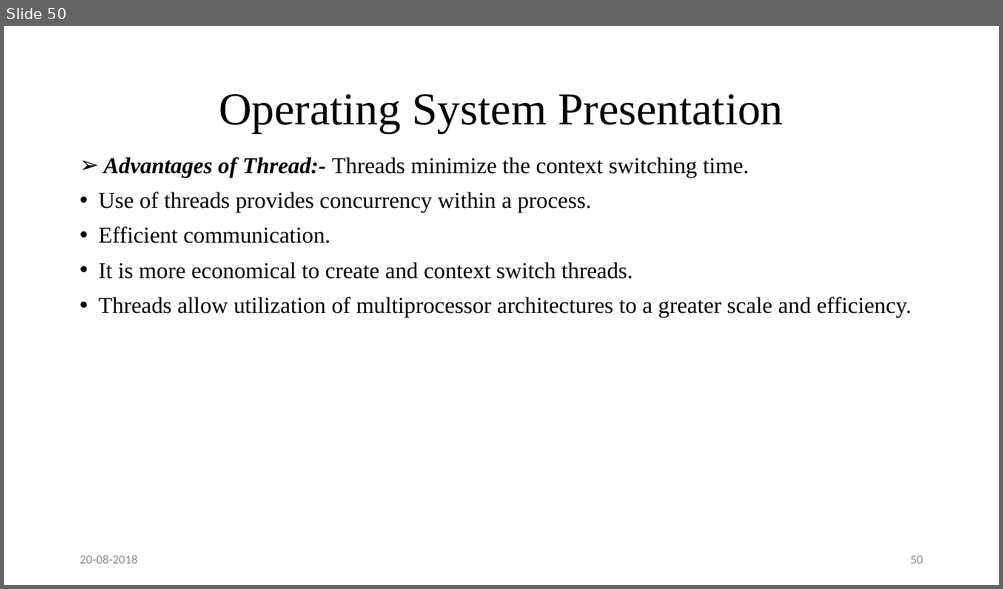
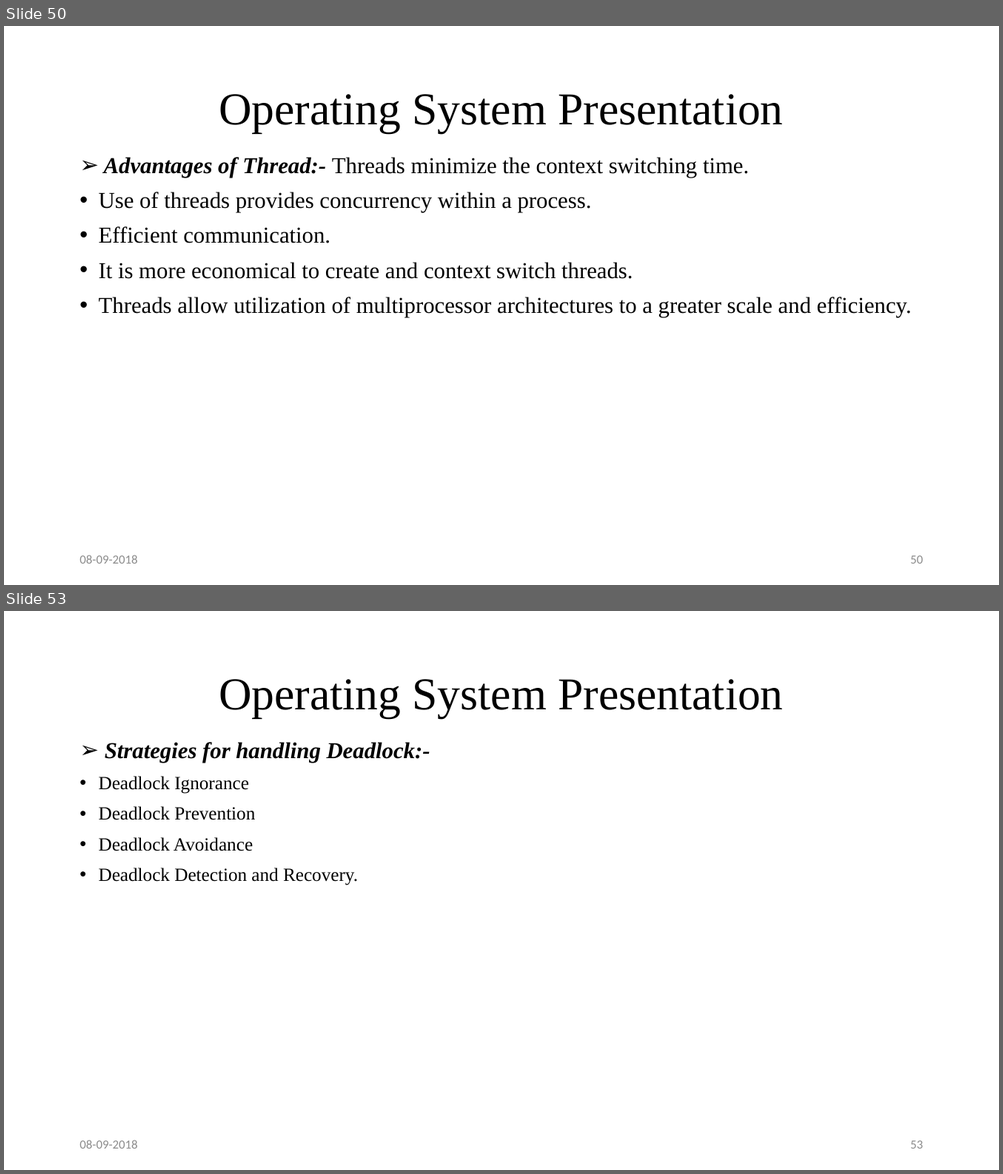
Before and after one commit to sumonkarmakar/Presentation, a slide deck: Operating System Presentation.pptx. Shown one above the other, each under a label of ours: slide 50 before the commit, slides 50 and 53 after it; the slides between them are not shown. The pictures are 1003x589 and 1003x1174 pixels, drawn with LibreOffice and Linux fonts; fonts in the diff are those of the drawing. Boxes give left, top, right and bottom in pixels: in the first picture for what was removed or moved away, otherwise in the second. Text is boxed around its words. In the diff, an @@ line names an element or a change of style, - is before the commit and + after.

```diff
--- a/Operating System Presentation.pptx
+++ b/Operating System Presentation.pptx
@@ slide 53 added at [4,611,999,1170], background #FFFFFF @@
@@ title added at [219,679,782,718], 44 pt, text #000000 @@
+Operating System Presentation
@@ text added at [99,742,430,886], 18 pt, text #000000 @@
+➢ Strategies for handling Deadlock:-
+• Deadlock Ignorance
+• Deadlock Prevention
+• Deadlock Avoidance
+• Deadlock Detection and Recovery.
@@ text added at [79,1140,137,1149], 12 pt, text #8C8C8C @@
+08-09-2018
@@ page number added at [910,1141,922,1149], 12 pt, text #8C8C8C @@
+53
@@ slide 50 changed as well @@
@@ text at [79,555,137,564]: text changed @@
-20-08-2018
+08-09-2018
```
Also in this commit, not shown: 50 other slides changed, 85 other slides added.
